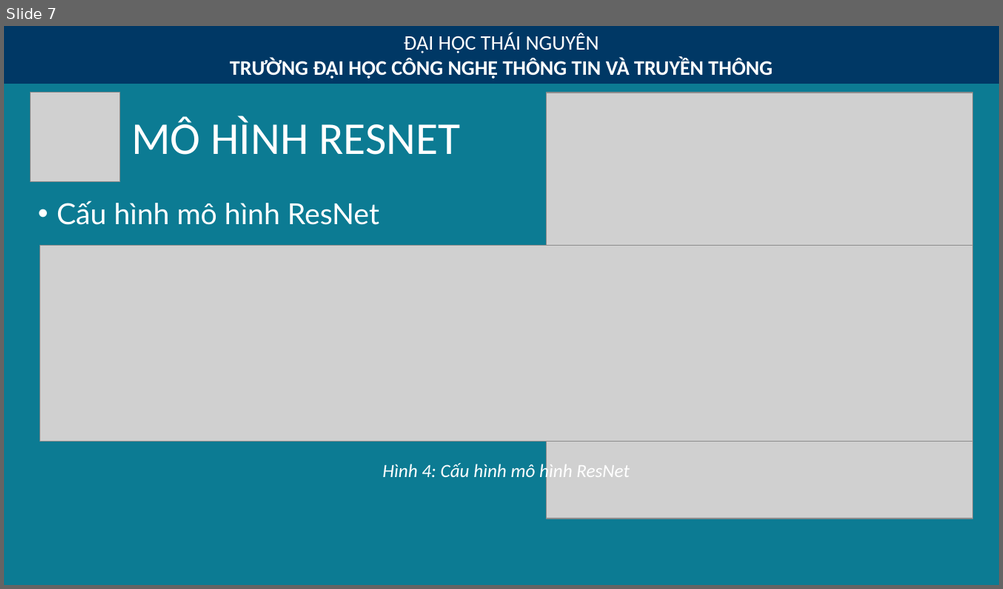
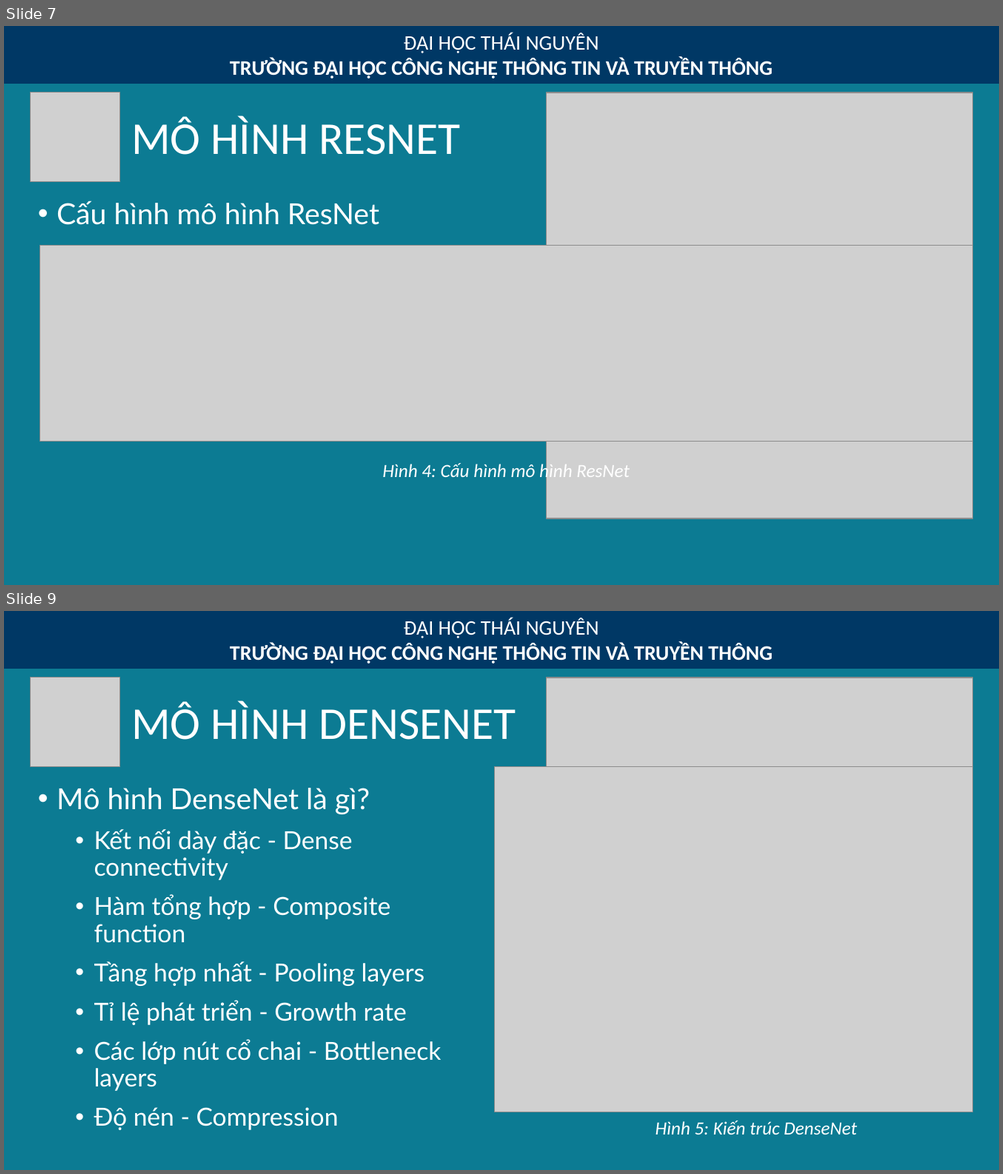
Before and after one commit to klaa/luan_van, a slide deck: Slide_baove.pptx. Shown one above the other, each under a label of ours: slide 7 before the commit, slides 7 and 9 after it; the slides between them are not shown. The pictures are 1003x589 and 1003x1174 pixels, drawn with LibreOffice and Linux fonts; fonts in the diff are those of the drawing; grey boxes stand for pictures. Boxes give left, top, right and bottom in pixels: in the first picture for what was removed or moved away, otherwise in the second. Text is boxed around its words. In the diff, an @@ line names an element or a change of style, - is before the commit and + after.

```diff
--- a/Slide_baove.pptx
+++ b/Slide_baove.pptx
@@ slide 9 added at (4, 611, 999, 1170), background #0C7B93 @@
@@ rectangle added at (4, 611, 999, 669), fill #003865, 20 pt, text #FFFFFF, bold @@
+ĐẠI HỌC THÁI NGUYÊN
+TRƯỜNG ĐẠI HỌC CÔNG NGHỆ THÔNG TIN VÀ TRUYỀN THÔNG
@@ picture added at (31, 678, 120, 767) @@
@@ picture added at (546, 678, 972, 1103) @@
@@ title added at (131, 701, 515, 740), 44 pt, text #FFFFFF @@
+MÔ HÌNH DENSENET
@@ text added at (57, 788, 441, 1130), 24 pt, text #FFFFFF @@
+• Mô hình DenseNet là gì?
+  • Kết nối dày đặc - Dense connectivity
+  • Hàm tổng hợp - Composite function
+  • Tầng hợp nhất - Pooling layers
+  • Tỉ lệ phát triển - Growth rate
+  • Các lớp nút cổ chai - Bottleneck layers
+  • Độ nén - Compression
@@ picture added at (494, 767, 972, 1113) @@
@@ text added at (655, 1121, 856, 1135), 18 pt, text #FFFFFF, italic @@
+Hình 5: Kiến trúc DenseNet
```
Also in this commit, not shown: 1 slide changed, 8 other slides added, 8 other files.
